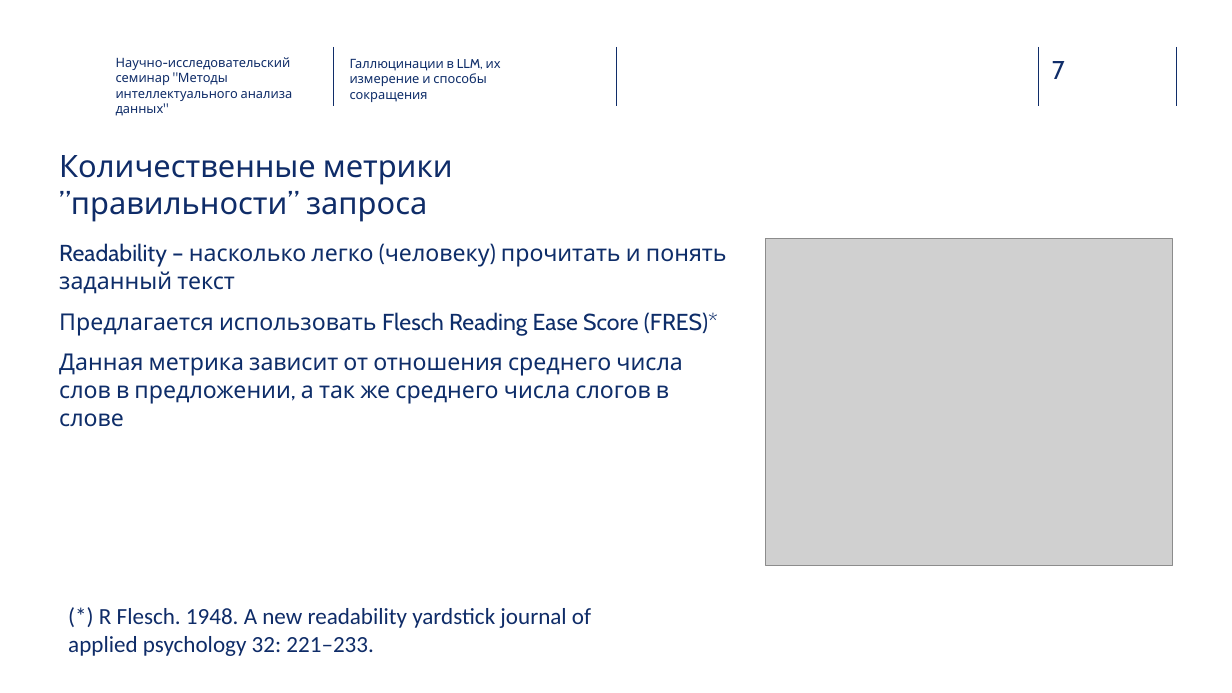
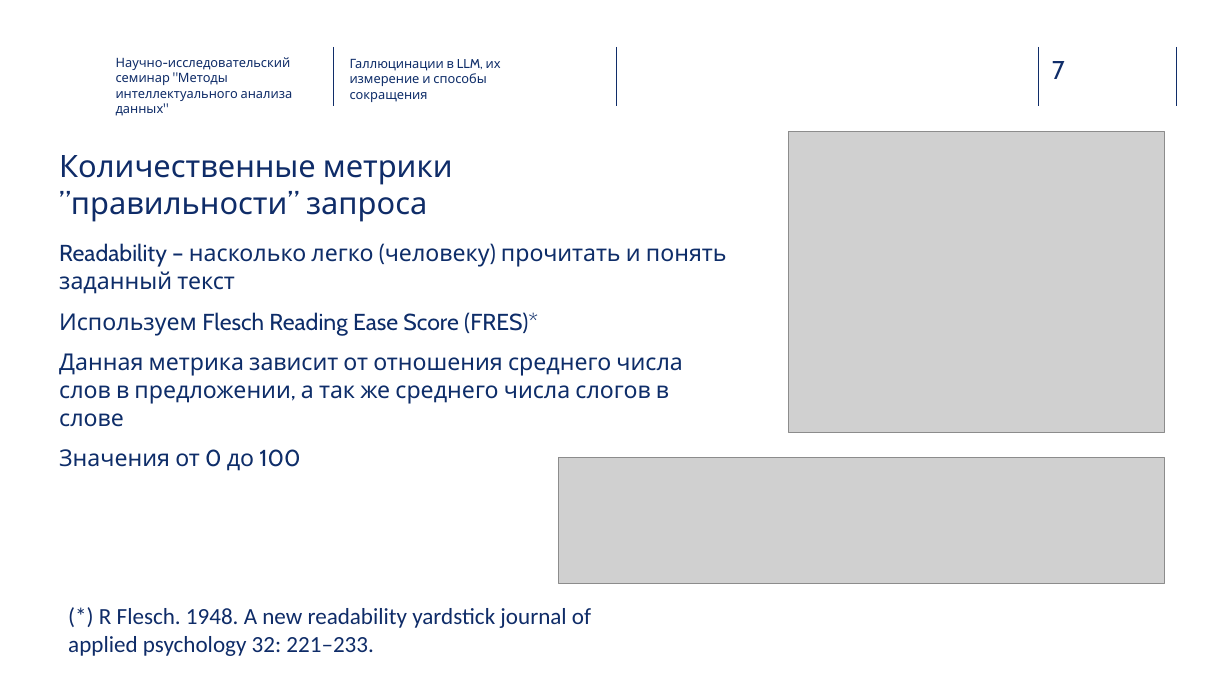
Before and after one commit to RukhovichIV/HSE-NIS-IDA-Methods, a slide deck: slide 7 of presentation/main.pptx. Drawn at 1232x693 pixels with LibreOffice and Linux fonts; fonts in the diff are those of the drawing; grey boxes stand for pictures; background and template pictures are left out. Boxes give left, top, right and bottom in pixels: in the first picture for what was removed or moved away, otherwise in the second. Text is boxed around its words. In the diff, an @@ line names an element or a change of style, - is before the commit and + after.

```diff
--- a/presentation/main.pptx
+++ b/presentation/main.pptx
@@ picture added at [788,132,1165,433] @@
@@ picture removed at [766,238,1173,566] @@
@@ text at [59,312,538,336]: text changed @@
-Предлагается использовать Flesch Reading Ease Score (FRES)*
+Используем Flesch Reading Ease Score (FRES)*
@@ text at [59,449,300,471]: paragraph added @@
+Значения от 0 до 100
@@ picture added at [559,457,1165,583] @@
```
Also in this commit, not shown: 4 other slides changed, 2 slides added, 1 other file.
